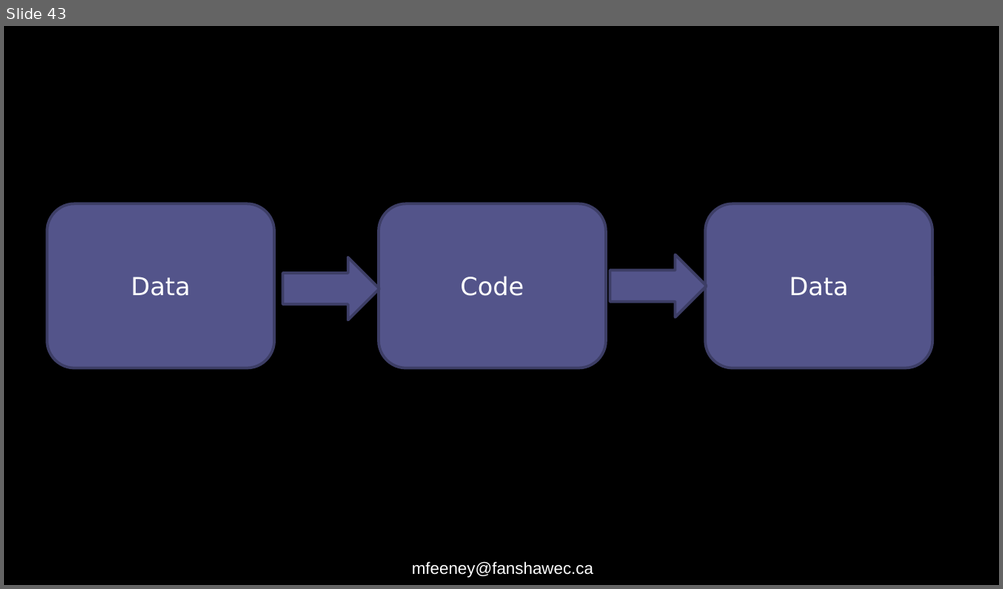
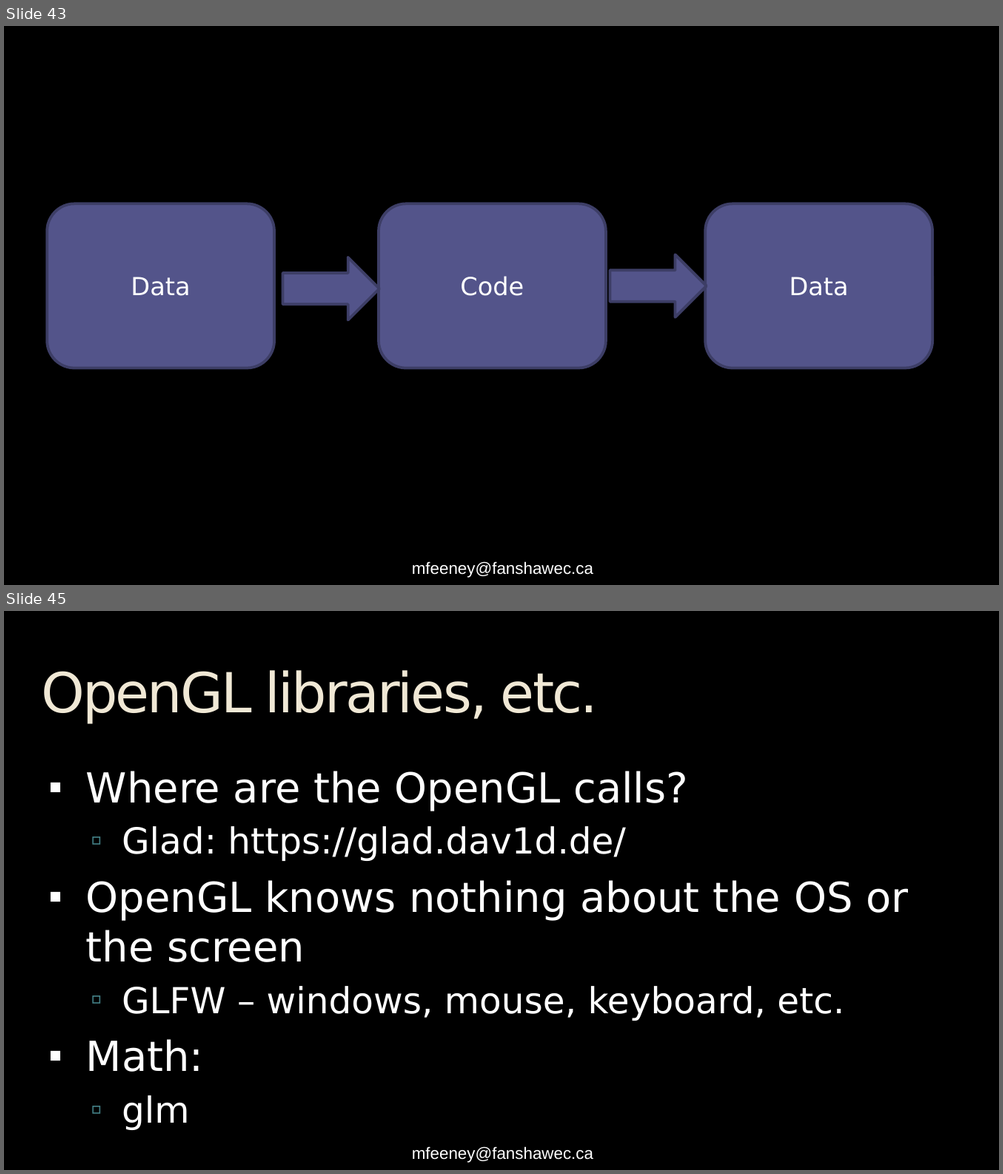
Before and after one commit to FeeneyCodes/INFO3111S22, a slide deck: Day2Day/Day_1 (Tues, June 27th, 2022)/INFO3111S22_W01_Course_Intro (long and boring PPT).pptx. Shown one above the other, each under a label of ours: slide 43 before the commit, slides 43 and 45 after it; the slides between them are not shown. The pictures are 1003x589 and 1003x1174 pixels, drawn with LibreOffice and Linux fonts; fonts in the diff are those of the drawing. Boxes give left, top, right and bottom in pixels: in the first picture for what was removed or moved away, otherwise in the second. Text is boxed around its words. In the diff, an @@ line names an element or a change of style, - is before the commit and + after.

```diff
--- a/Day2Day/Day_1 (Tues, June 27th, 2022)/INFO3111S22_W01_Course_Intro (long and boring PPT).pptx
+++ b/Day2Day/Day_1 (Tues, June 27th, 2022)/INFO3111S22_W01_Course_Intro (long and boring PPT).pptx
@@ slide 45 added at [4,611,999,1170], background #000000; not listed: 1 template element that a slide beside it also shows @@
@@ title added at [41,670,597,724], 40 pt, text #F0E8D5 @@
+OpenGL libraries, etc.
@@ text added at [86,771,908,1130], 30 pt, text #FFFFFF @@
+▪ Where are the OpenGL calls?
+  ▫ Glad: https://glad.dav1d.de/
+▪ OpenGL knows nothing about the OS or the screen
+  ▫ GLFW – windows, mouse, keyboard, etc.
+▪ Math:
+  ▫ glm
```
Also in this commit, not shown: 1 other slide added, 5 other files.
